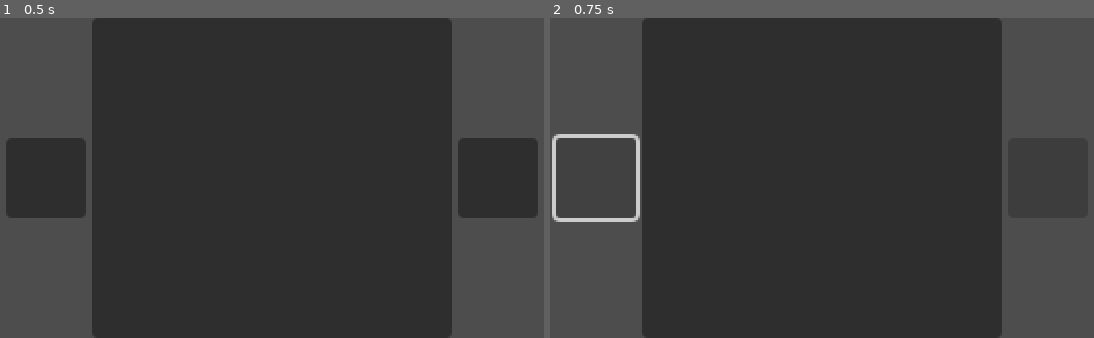
Above: before the commit, frames 1-2 (left to right).
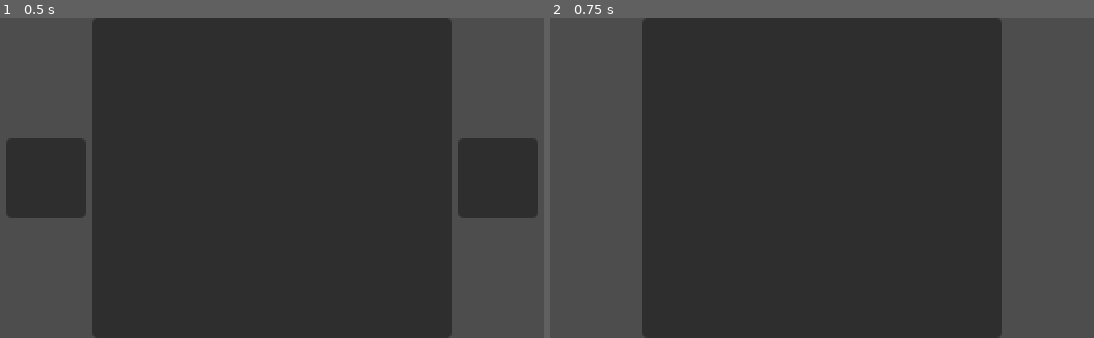
Above: after the commit, the same moments.

Repository: CubicMaldo/juego-estructura-ii
Game: Godot game, scene res://node_2d.tscn
Same seed, same stepped clock (60 frames per second), same inputs: the game is played once before the commit and once after it.
Inputs (mouse positions are in pixels of both pictures, inside the frame that each line leads up to):
- Up to frame 1 (0.5 s): no input
- Up to frame 2 (0.75 s): click (593, 178) at 0.5 s

Frame 1 is identical in both runs. In frame 2, 0.8% of the frame differs, in the area x 0-17%, y 36-64%.

Commit message:
varias cosas del arbol

Diff:
--- a/assets/scripts/arbol.gd
+++ b/assets/scripts/arboles/arbol.gd
@@ -2,9 +2,9 @@
 var raiz: Nodo = null
 
 # Parámetros configurables
-var longitud_minima = 4
-var longitud_maxima = 7
-var cantidad_ramas = 6
+var _longitud_minima = 4
+var _longitud_maxima = 7
+var _cantidad_ramas = 6
 
 # Generador global con semilla opcional
 var rng := RandomNumberGenerator.new()
@@ -19,9 +19,10 @@
 		rng.seed = semilla
 
 	# 1. Generar el camino principal con longitud aleatoria
-	raiz = Nodo.new(1)
+	raiz = Nodo.new(1,true)
+
 	var actual = raiz
-	var longitud = rng.randi_range(longitud_minima, longitud_maxima)
+	var longitud = rng.randi_range(_longitud_minima, _longitud_maxima)
 
 	for i in range(1, longitud):
 		var nuevo = Nodo.new(0)
@@ -32,13 +33,14 @@
 		actual = nuevo
 
 	# 2. Generar ramas falsas
-	for i in range(cantidad_ramas):
+	for i in range(_cantidad_ramas):
 		_agregar_ramas(i)
 
+	raiz.hijosVistos()
 	# 3. Colocar el nodo 3 en la hoja más profunda
 	var hoja_profunda = _obtener_hoja_mas_profunda()
 	if hoja_profunda != null:
-		hoja_profunda.dato = 3
+		hoja_profunda.tipo = 3
 	# 4. Colocar pistas en otras ramas falsas
 	_colocar_pistas()
 
@@ -101,7 +103,7 @@
 	_mezclar_array(hojas)
 
 	for i in range(max_pistas):
-		hojas[i].dato = 2
+		hojas[i].tipo = 2
 
 func _obtener_hoja_mas_profunda() -> Nodo:
 	var result = _buscar_hoja_profunda(raiz, 0)
@@ -144,7 +146,7 @@
 	_colectar_hojas(raiz, hojas)
 	var hojas_validas = []
 	for hoja in hojas:
-		if hoja != raiz and hoja.dato == 0:
+		if hoja != raiz and hoja.tipo == 0:
 			hojas_validas.append(hoja)
 	return hojas_validas
 
@@ -172,7 +174,22 @@
 	imprimir_arbol(nodo.derecho, prefijo + ("│   " if es_izq else "    "), false)
 
 	# Imprime actual
-	print(prefijo + ("└── " if es_izq else "┌── ") + str(nodo.dato))
+	print(prefijo + ("└── " if es_izq else "┌── ") + str(nodo.tipo))
 
 	# Luego imprime el izquierdo
 	imprimir_arbol(nodo.izquierdo, prefijo + ("    " if es_izq else "│   "), true)
+
+func imprimir_arbol_vistos(nodo: Nodo = raiz, prefijo: String = "", es_izq: bool = true):
+	if nodo == null:
+		return
+
+	# 🔹 Solo imprime si el nodo ha sido visto
+	if nodo.visto:
+		# Primero imprime el derecho
+		imprimir_arbol_vistos(nodo.derecho, prefijo + ("│   " if es_izq else "    "), false)
+
+		# Imprime el nodo actual
+		print(prefijo + ("└── " if es_izq else "┌── ") + str(nodo.tipo))
+
+		# Luego imprime el izquierdo
+		imprimir_arbol_vistos(nodo.izquierdo, prefijo + ("    " if es_izq else "│   "), true)
--- /dev/null
+++ b/assets/scripts/arboles/nodo.gd
@@ -0,0 +1,21 @@
+class_name Nodo
+
+var dato
+var tipo : int
+
+var visto : bool
+
+var padre : Nodo
+var izquierdo : Nodo
+var derecho : Nodo
+
+func _init(_valor : int , _visto : bool = false, _padre : Nodo = null):
+	self.tipo = _valor
+	self.visto = _visto
+	self.padre = _padre
+
+func hijosVistos():
+	if self.izquierdo != null:
+		self.izquierdo.visto = true
+	if self.derecho != null:
+		self.derecho.visto = true
--- /dev/null
+++ b/assets/scripts/boton_puntero.gd
@@ -0,0 +1,45 @@
+extends Button
+
+@export_enum("Izquierda", "Derecha") var direccion: String = "Izquierda"
+
+func _ready() -> void:
+	Global.connect("puntero_actualizado", Callable(self, "_on_nodo_actualizado"))
+
+func _on_pressed() -> void:
+	Global.cambiarPuntero(direccion)
+
+func _on_nodo_actualizado(nodo : Nodo) -> void:
+	# Verificar existencia de hijos
+	var tiene_izquierdo := nodo.izquierdo != null
+	var tiene_derecho := nodo.derecho != null
+
+	# Caso 1: Ambos hijos existen → botones activos según dirección
+	if tiene_izquierdo and tiene_derecho:
+		visible = true
+		disabled = false
+		return
+
+	# Caso 2: No hay ningún hijo → desactiva ambos
+	if not tiene_izquierdo and not tiene_derecho:
+		visible = false
+		return
+
+	# Caso 3: Solo uno de los dos existe → pasar automáticamente
+	if tiene_izquierdo != tiene_derecho:
+		# Ocultar ambos botones
+		visible = false
+
+		# Hacer que solo uno ejecute el paso automático
+		if direccion == "Izquierda" and tiene_izquierdo:
+			_paso_automatico("Izquierda")
+		elif direccion == "Derecha" and tiene_derecho:
+			_paso_automatico("Derecha")
+		return
+
+	# Si no entra en ningún caso anterior, desactivar por seguridad
+	disabled = true
+
+
+func _paso_automatico(dir : String) -> void:
+	print("⚙️ Solo había un camino ('%s'), avanzando automáticamente..." % dir)
+	Global.cambiarPuntero(dir)
--- a/assets/scripts/global.gd
+++ b/assets/scripts/global.gd
@@ -6,7 +6,7 @@
 var nodo_actual : Nodo
 var puntaje : int
 
-func cambiarPuntero(direccion : String):
+func cambiarPuntero(direccion: String):
 	if direccion == "Derecha" and nodo_actual.derecho != null:
 		nodo_actual = nodo_actual.derecho
 	elif direccion == "Izquierda" and nodo_actual.izquierdo != null:
@@ -15,7 +15,7 @@
 		print("❌ No hay nodo en esa dirección")
 		return
 
-	nodo_actual.dato -= 1
+	nodo_actual.hijosVistos()
 
-	tree.imprimir_arbol()
+	tree.imprimir_arbol_vistos()
 	emit_signal("puntero_actualizado", nodo_actual)
--- a/assets/scripts/test.gd
+++ b/assets/scripts/iniciador.gd
@@ -4,6 +4,4 @@
 	Global.tree = Arbol.new()
 	Global.tree.generar_arbol_controlado()
 	Global.tree.imprimir_arbol()
-
 	Global.nodo_actual = Global.tree.raiz
-	print(Global.tree)
--- a/assets/scripts/nodo.gd
+++ /dev/null
@@ -1,9 +0,0 @@
-class_name Nodo
-
-var dato
-
-var izquierdo : Nodo
-var derecho : Nodo
-
-func _init(valor):
-	dato = valor
--- a/assets/scripts/puntero.gd
+++ /dev/null
@@ -1,22 +0,0 @@
-extends Button
-
-@export_enum("Izquierda", "Derecha") var direccion: String = "Izquierda"
-
-func _ready() -> void:
-	Global.connect("puntero_actualizado", Callable(self, "_on_nodo_actualizado"))
-
-func _on_pressed() -> void:
-	Global.cambiarPuntero(direccion)
-
-func _on_nodo_actualizado(nodo : Nodo) -> void:
-	# Verifica si el nodo actual tiene hijo hacia la dirección del botón
-	var existe_hijo := false
-
-	match direccion:
-		"Izquierda":
-			existe_hijo = nodo.izquierdo != null
-		"Derecha":
-			existe_hijo = nodo.derecho != null
-
-	# Desactiva el botón si no hay nodo hijo en esa dirección
-	disabled = not existe_hijo
--- a/node_2d.tscn
+++ b/node_2d.tscn
@@ -1,7 +1,7 @@
 [gd_scene load_steps=3 format=3 uid="uid://s68a6a8aeg3c"]
 
-[ext_resource type="Script" uid="uid://df1bcf1m3e4xt" path="res://assets/scripts/test.gd" id="1_wtcfe"]
-[ext_resource type="Script" uid="uid://dhp345e04qi3y" path="res://assets/scripts/puntero.gd" id="2_0e48y"]
+[ext_resource type="Script" uid="uid://df1bcf1m3e4xt" path="res://assets/scripts/iniciador.gd" id="1_wtcfe"]
+[ext_resource type="Script" uid="uid://dhp345e04qi3y" path="res://assets/scripts/boton_puntero.gd" id="2_0e48y"]
 
 [node name="Control" type="Control"]
 layout_mode = 3
--- a/project.godot
+++ b/project.godot
@@ -32,6 +32,10 @@
 
 project/assembly_name="EstructuraDatosII"
 
+[gui]
+
+theme/default_font_multichannel_signed_distance_field=true
+
 [rendering]
 
 textures/canvas_textures/default_texture_filter=0
Renamed: assets/scripts/arbol.gd.uid -> assets/scripts/arboles/arbol.gd.uid
Renamed: assets/scripts/nodo.gd.uid -> assets/scripts/arboles/nodo.gd.uid
Renamed: assets/scripts/puntero.gd.uid -> assets/scripts/boton_puntero.gd.uid
Renamed: assets/scripts/test.gd.uid -> assets/scripts/iniciador.gd.uid
